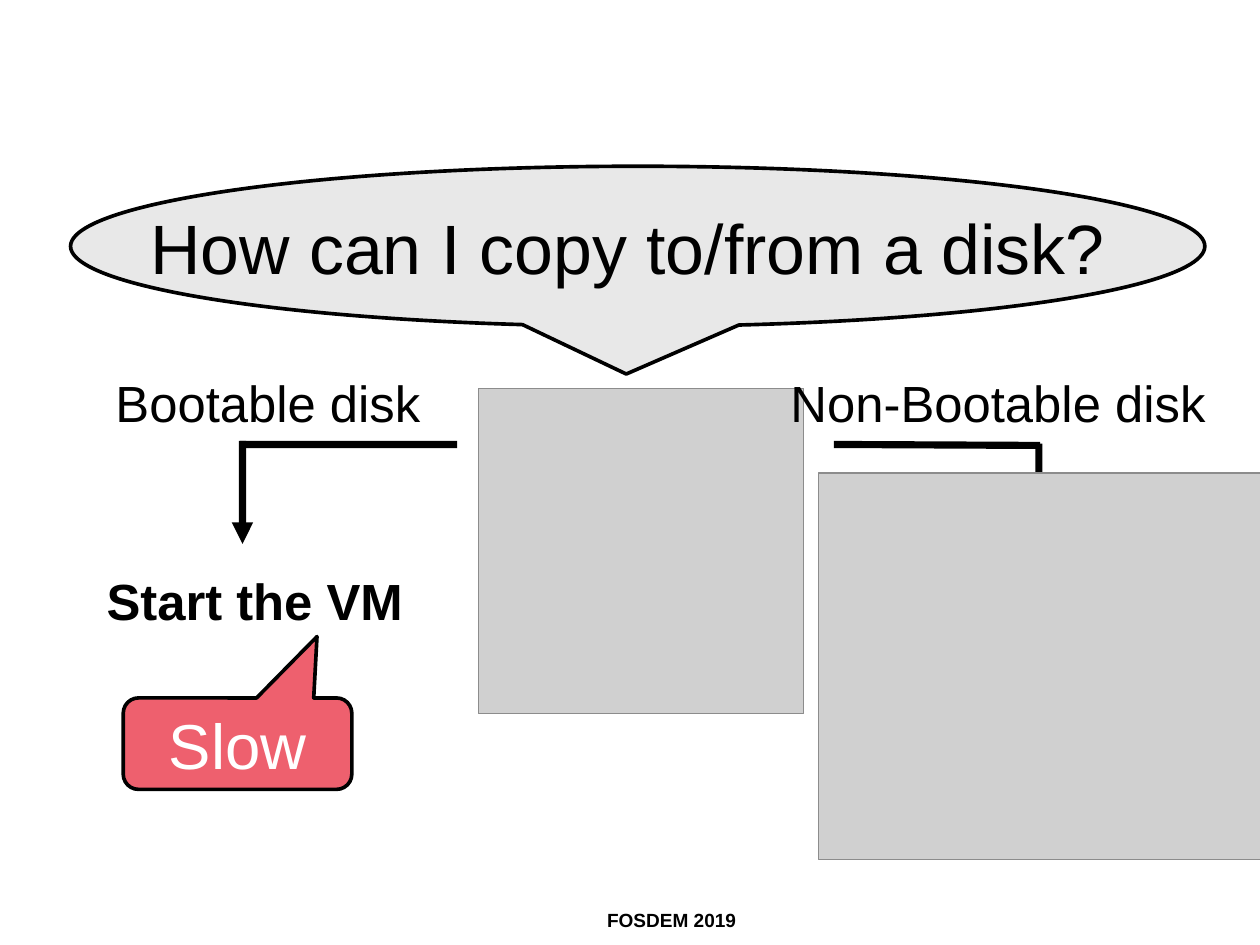
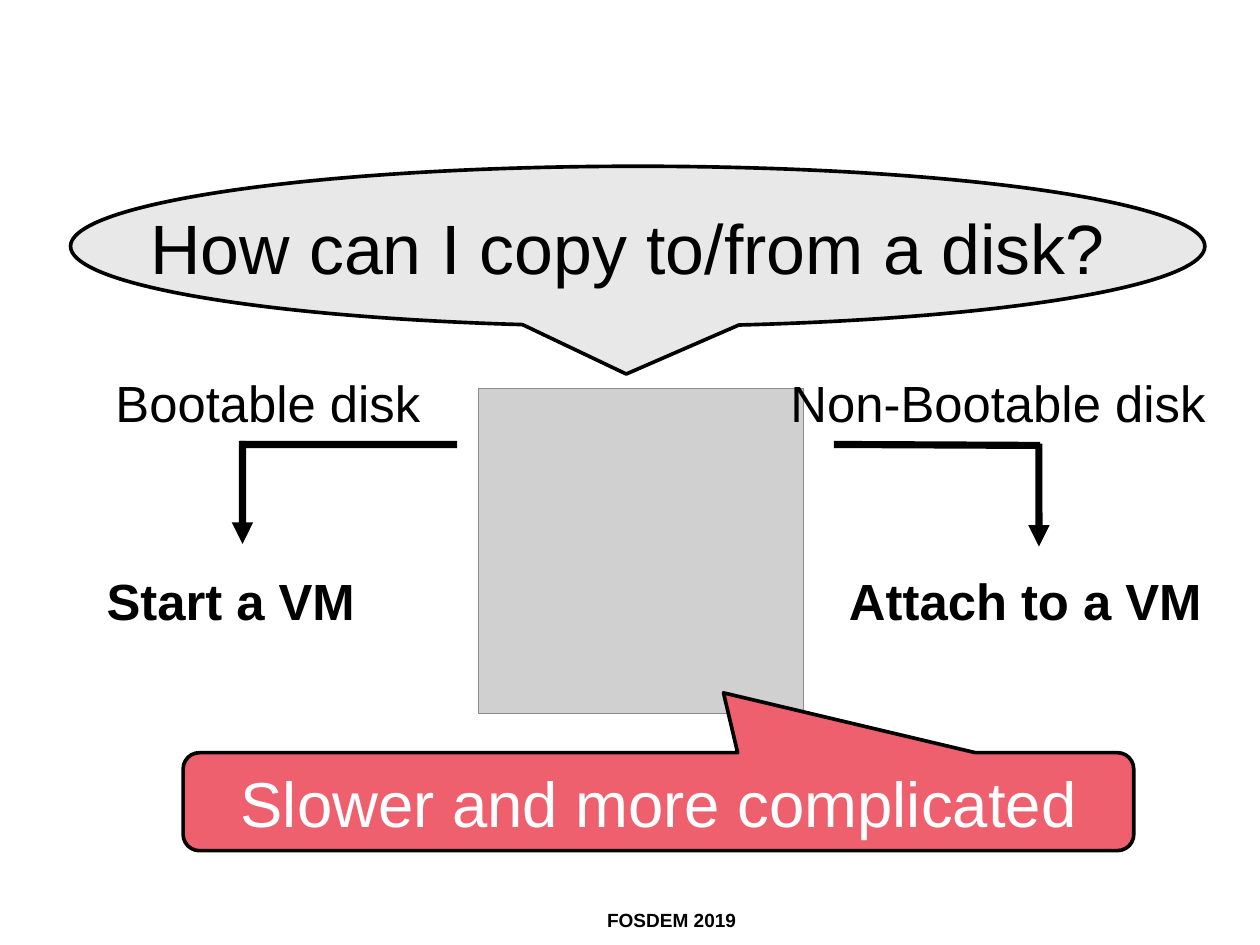
Before and after one commit to ahadas/ahadas.github.io, a slide deck: slide 9 of slides/toward_exploring_virtual_disks_using_a_file_manager.odp. Drawn at 1260x945 pixels with LibreOffice and Linux fonts; fonts in the diff are those of the drawing; grey boxes stand for pictures; background and template pictures are left out. Boxes give left, top, right and bottom in pixels: in the first picture for what was removed or moved away, otherwise in the second. Text is boxed around its words. In the diff, an @@ line names an element or a change of style, - is before the commit and + after.

```diff
--- a/slides/toward_exploring_virtual_disks_using_a_file_manager.odp
+++ b/slides/toward_exploring_virtual_disks_using_a_file_manager.odp
@@ picture removed at [819,473,1260,860] @@
@@ text at [107,584,355,621]: text changed @@
-Start the VM
+Start a VM
@@ text added at [849,583,1201,621], 32 pt, text #000000, bold @@
+Attach to a VM
@@ rounded speech box removed at [123,699,352,790] @@
-Slow
@@ rounded speech box added at [183,753,1134,852], fill #EE606E, outline #000000 2.3 pt, 40 pt, text #FFFFFF @@
+Slower and more complicated
```
Also in this commit, not shown: 3 other slides changed.
